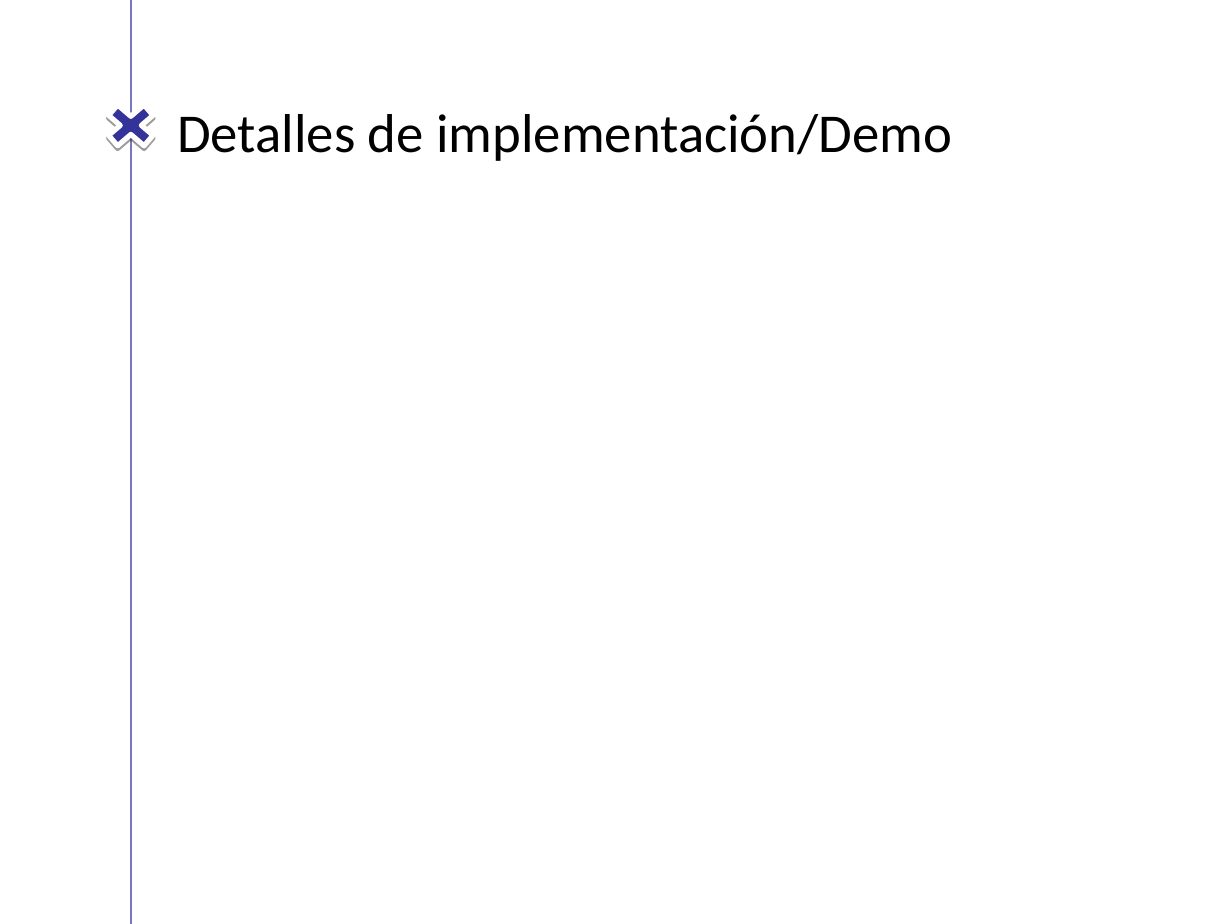
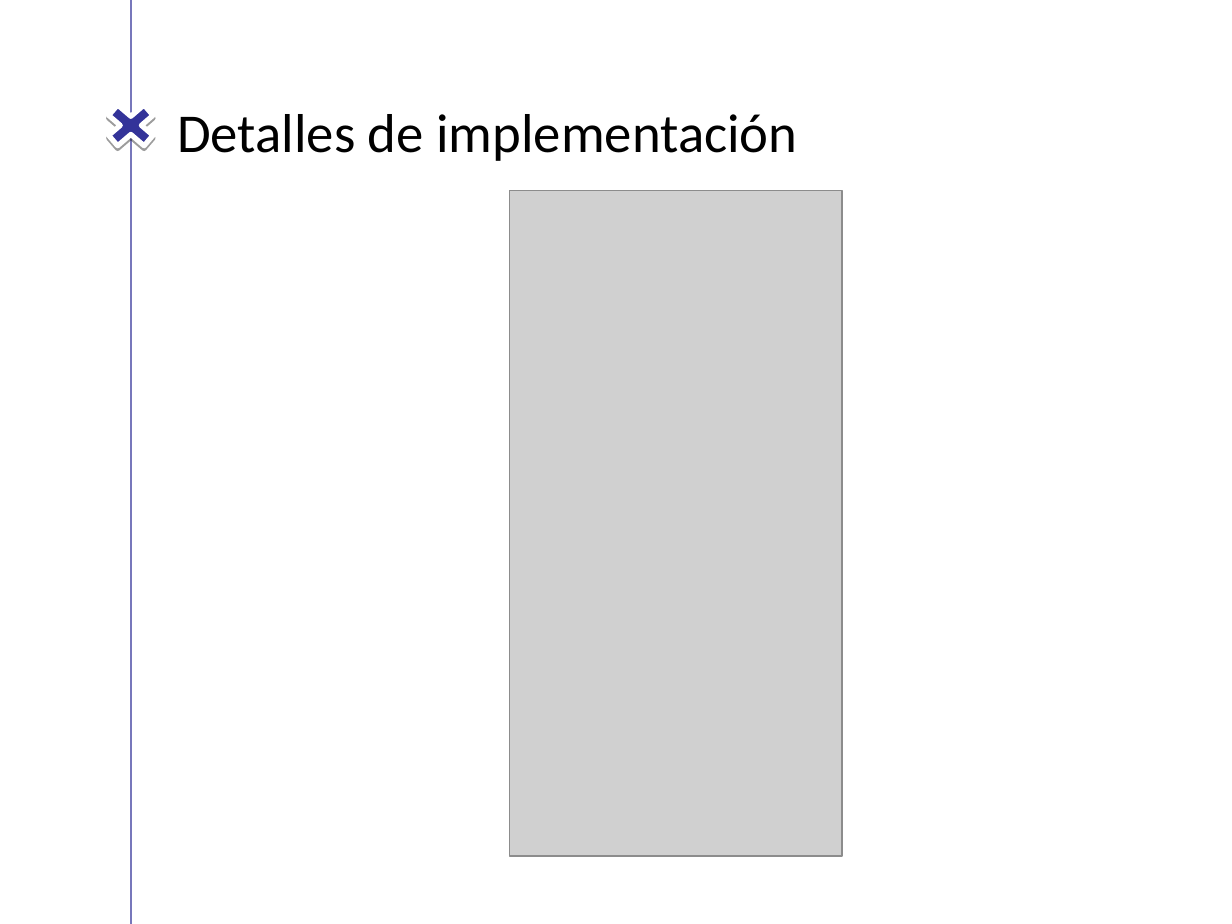
Before and after one commit to vdseoane/STOCKNFC-TFM, a slide deck: slide 7 of Presentacion/stockNFC.ppt. Drawn at 1232x924 pixels with LibreOffice and Linux fonts; fonts in the diff are those of the drawing; grey boxes stand for pictures; background and template pictures are left out. Boxes give left, top, right and bottom in pixels: in the first picture for what was removed or moved away, otherwise in the second. Text is boxed around its words. In the diff, an @@ line names an element or a change of style, - is before the commit and + after.

Commit message:
presentacion

```diff
--- a/Presentacion/stockNFC.ppt
+++ b/Presentacion/stockNFC.ppt
@@ title at [177, 114, 797, 161]: text changed @@
-Detalles de implementación/Demo
+Detalles de implementación
@@ picture added at [509, 191, 841, 856] @@
```
Also in this commit, not shown: 1 other slide changed, 9 slides added.
